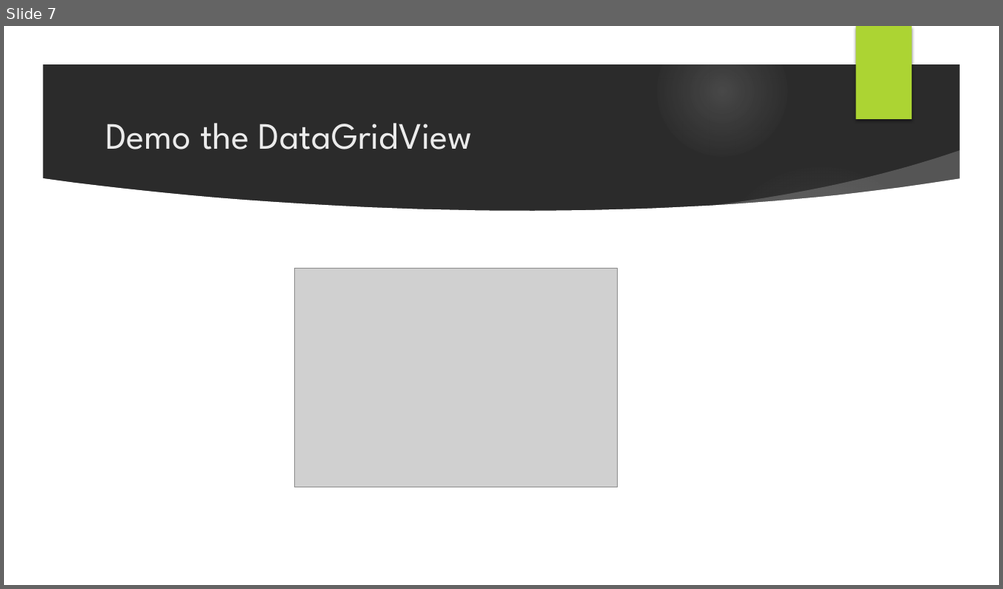
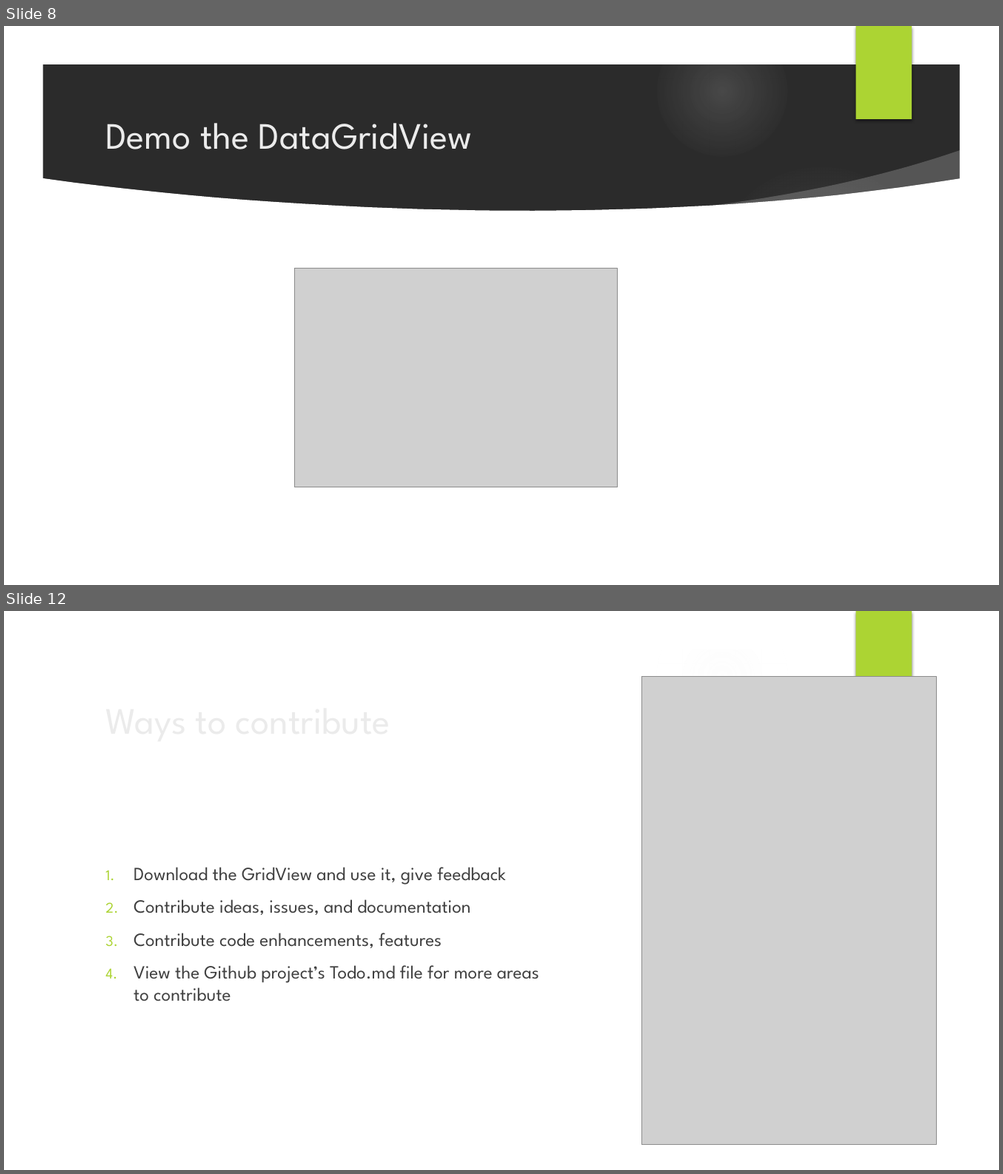
Before and after one commit to unipsycho/LabVIEWdotNetDataGrid, a slide deck: documentation/Project Overview - UserGroup Presentation.pptx. Shown one above the other, each under a label of ours: slide 7 before the commit, slides 8 and 12 after it; the slides between them are not shown. The pictures are 1003x589 and 1003x1174 pixels, drawn with LibreOffice and Linux fonts; fonts in the diff are those of the drawing; grey boxes stand for pictures; background and template pictures are left out; a plain dark background stands for a picture behind light text. Boxes give left, top, right and bottom in pixels: in the first picture for what was removed or moved away, otherwise in the second. Text is boxed around its words. In the diff, an @@ line names an element or a change of style, - is before the commit and + after.

```diff
--- a/documentation/Project Overview - UserGroup Presentation.pptx
+++ b/documentation/Project Overview - UserGroup Presentation.pptx
@@ slide 12 added at <box>4,611,999,1170</box>, background picture (left out); not listed: 9 template elements that a slide beside it also shows @@
@@ picture added at <box>642,677,936,1145</box> @@
@@ title added at <box>98,690,813,748</box>, 36 pt, text #EBEBEB @@
+Ways to contribute
@@ text added at <box>134,867,539,1002</box>, 18 pt, text #404040 @@
+1. Download the GridView and use it, give feedback
+2. Contribute ideas, issues, and documentation
+3. Contribute code enhancements, features
+4. View the Github project’s Todo.md file for more areas to contribute
@@ what was slide 7 is now slide 8 @@
```
Also in this commit, not shown: 2 slides changed, 6 other slides added.
